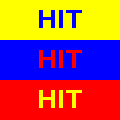
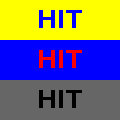
Layered file, before and after one edit (120x120). Changes by layer:
moved "HIT #2" above "Background", painted on it over (x1=39, y1=90, x2=82, y2=108)
painted on "Background" over (x1=0, y1=80, x2=120, y2=120)
